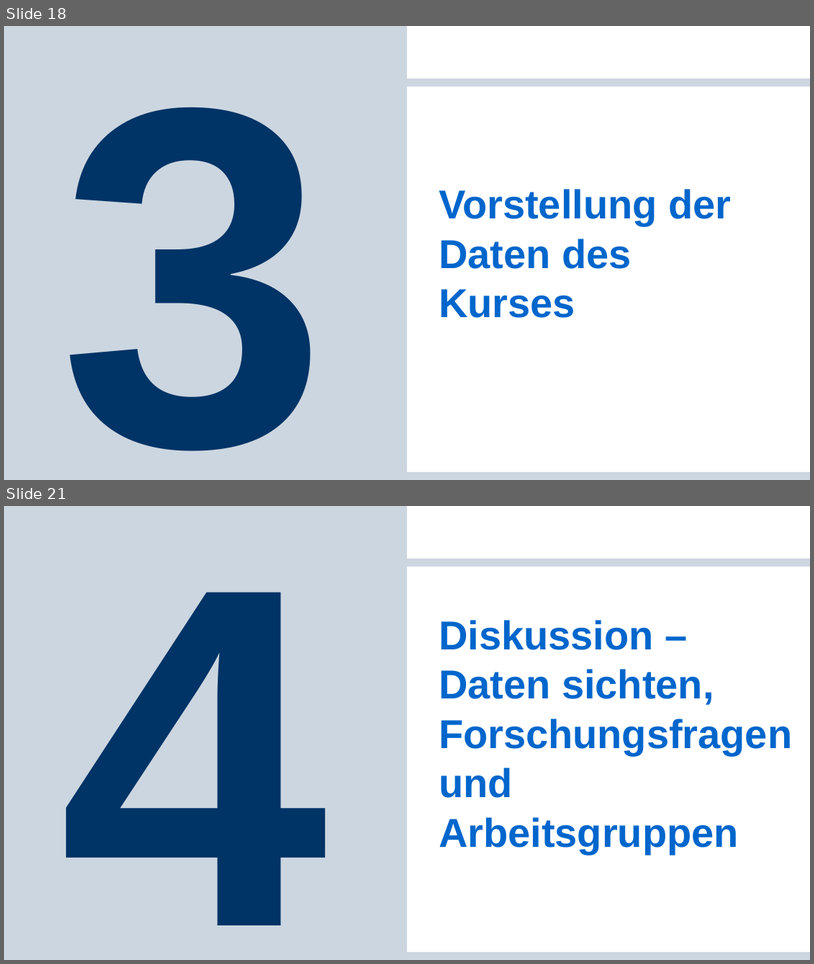
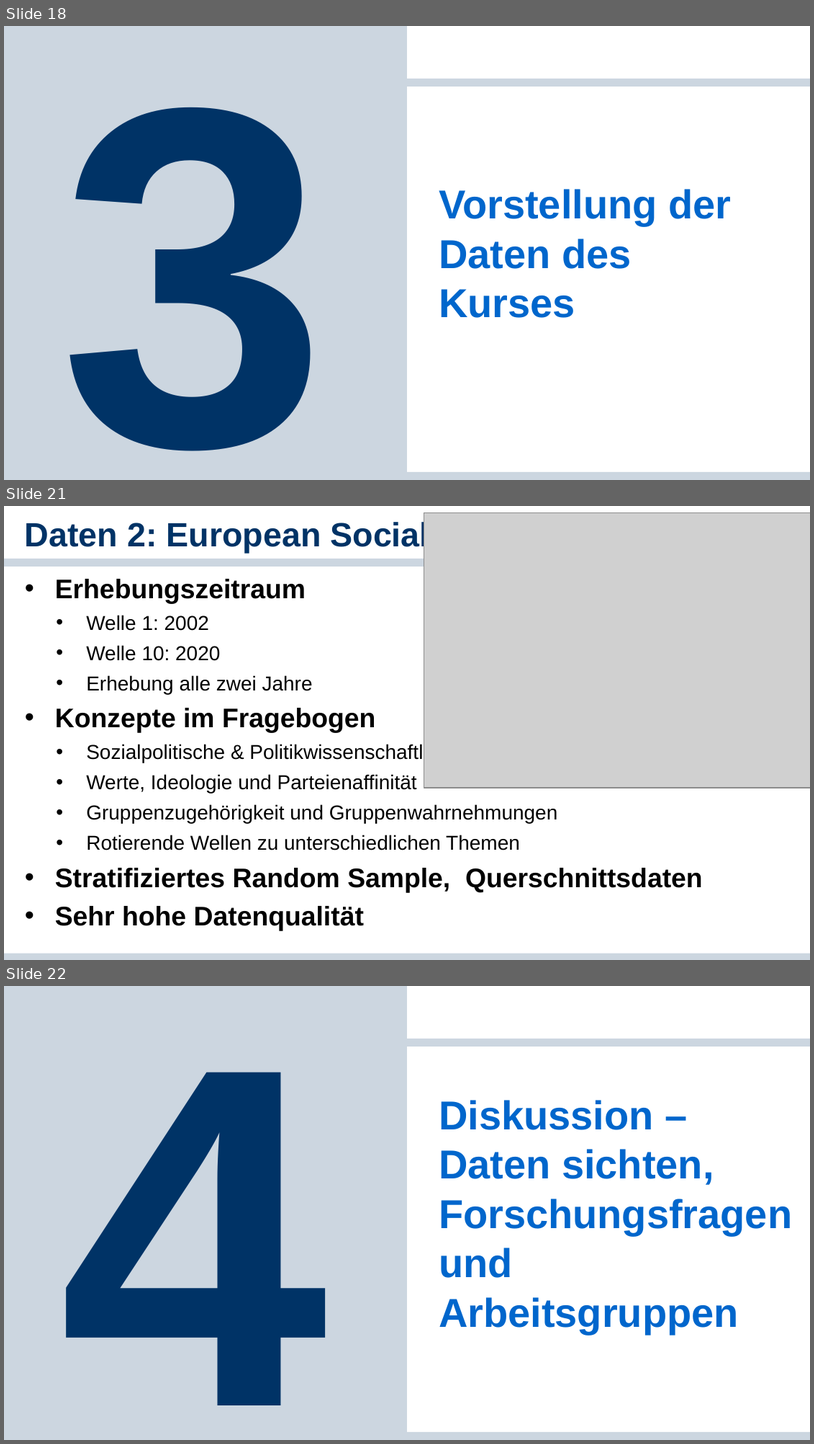
Before and after one commit to cgnguyen/class_political_psychology, a slide deck: 2_Slides_Literature/2_Basics of Political Psychology/2-Methoden und Theorien der politischen Psychologie.pptx. Shown one above the other, each under a label of ours: slides 18 and 21 before the commit, slides 18, 21 and 22 after it; the slides between them are not shown. The pictures are 814x964 and 814x1444 pixels, drawn with LibreOffice and Linux fonts; fonts in the diff are those of the drawing; grey boxes stand for pictures; background and template pictures are left out. Boxes give left, top, right and bottom in pixels: in the first picture for what was removed or moved away, otherwise in the second. Text is boxed around its words. In the diff, an @@ line names an element or a change of style, - is before the commit and + after.

```diff
--- a/2_Slides_Literature/2_Basics of Political Psychology/2-Methoden und Theorien der politischen Psychologie.pptx
+++ b/2_Slides_Literature/2_Basics of Political Psychology/2-Methoden und Theorien der politischen Psychologie.pptx
@@ slide 21 added at box(4, 506, 810, 960), background #FFFFFF; not listed: 1 template element that a slide beside it also shows @@
@@ title added at box(25, 520, 430, 553), 30 pt, text #003366, bold @@
+Daten 2: European Social Survey
@@ picture added at box(424, 512, 810, 788) @@
@@ text added at box(55, 579, 703, 931), 18 pt, text #000000 @@
+• Erhebungszeitraum
+  • Welle 1: 2002
+  • Welle 10: 2020
+  • Erhebung alle zwei Jahre
+• Konzepte im Fragebogen
+  • Sozialpolitische & Politikwissenschaftliche Standarditems
+  • Werte, Ideologie und Parteienaffinität
+  • Gruppenzugehörigkeit und Gruppenwahrnehmungen
+  • Rotierende Wellen zu unterschiedlichen Themen
+• Stratifiziertes Random Sample, Querschnittsdaten
+• Sehr hohe Datenqualität
@@ rectangle added at box(4, 952, 810, 960), fill #CCD6E0 @@
@@ what was slide 21 is now slide 22 @@
```
Also in this commit, not shown: 4 slides changed, 3 other slides added, 2 other files.
